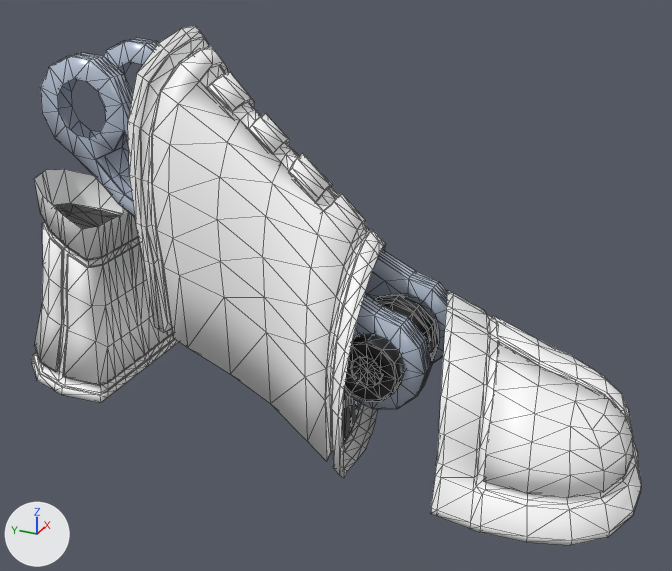
Before and after pictures for a commit that changed the COLLADA model models/humanMeshed/meshes/leftFoot.dae.
One viewpoint serves both versions: a 50 mm lens placed at (-3.41, -2.17, 3.02), pointed at (0.92, -0.22, 0.86). Lighting does not change. The marker at lower left points along +X, +Y and +Z. Mesh edges are drawn as thin lines. Where no turn or scale is listed for an object, it has been applied to the vertices.
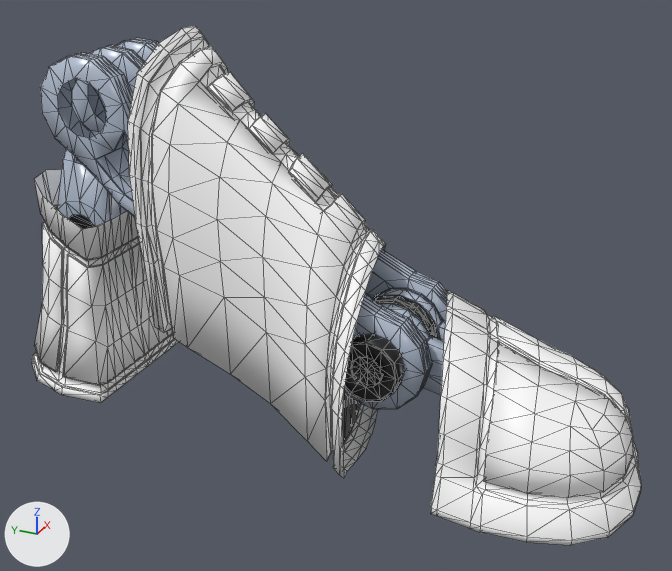
Changed parts and their boxes [x1, y1, x2, y2] in the pictures (672 x 571 px):
'Circle_159', added: after [57, 45, 145, 227]
'Circle_158', added: after [373, 288, 445, 395]

What changed in the scene script:
```text
Add me_circle_337:
    me_circle_337.from_pydata(...)  # 214 vertices, 384 faces; spans x 0.811..1.123, y 0.909..1.641, z 0.747..2.062
    me_circle_337.materials.append(mat_metal)  # light grey #bac6d8
Add me_circle_339:
    me_circle_339.from_pydata(...)  # 258 vertices, 512 faces; spans x 0.788..1.146, y -1.233..-0.316, z 0.321..0.826
    me_circle_339.materials.append(mat_metal)  # light grey #bac6d8
Add ob_circle_159:
    ob_circle_159 = bpy.data.objects.new('Circle_159', me_circle_337)
    ob_circle_159.location = (0.0, 0.0, 0.0)
Add ob_circle_158:
    ob_circle_158 = bpy.data.objects.new('Circle_158', me_circle_339)
    ob_circle_158.location = (0.0, 0.0, 0.0)
```
